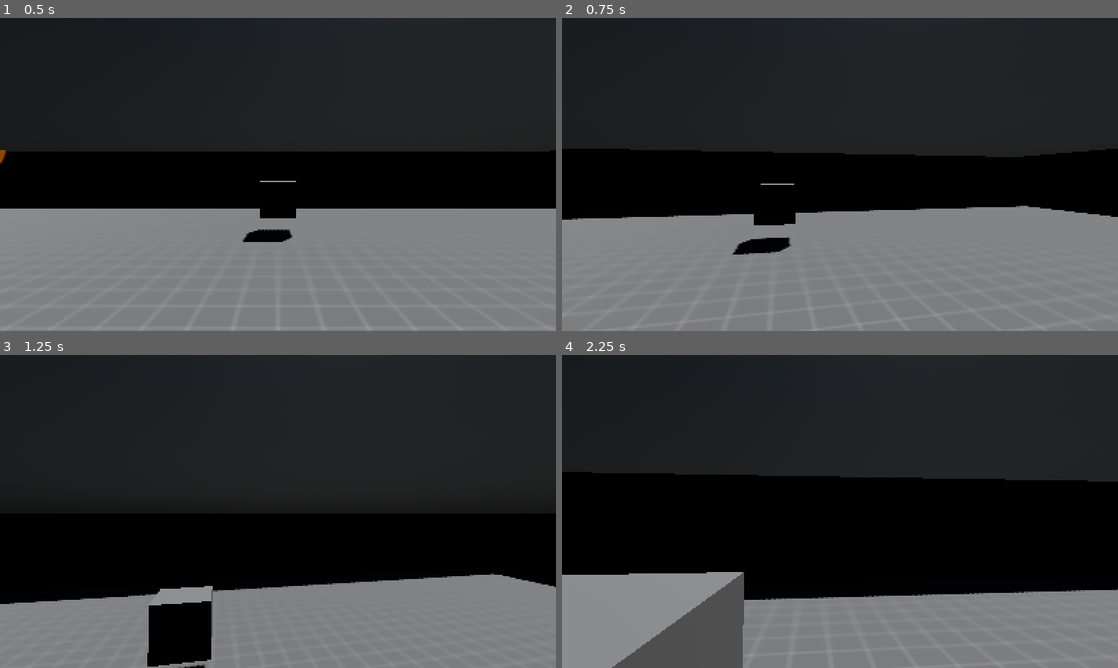
Above: before the commit, frames 1-4 (two rows, left to right).
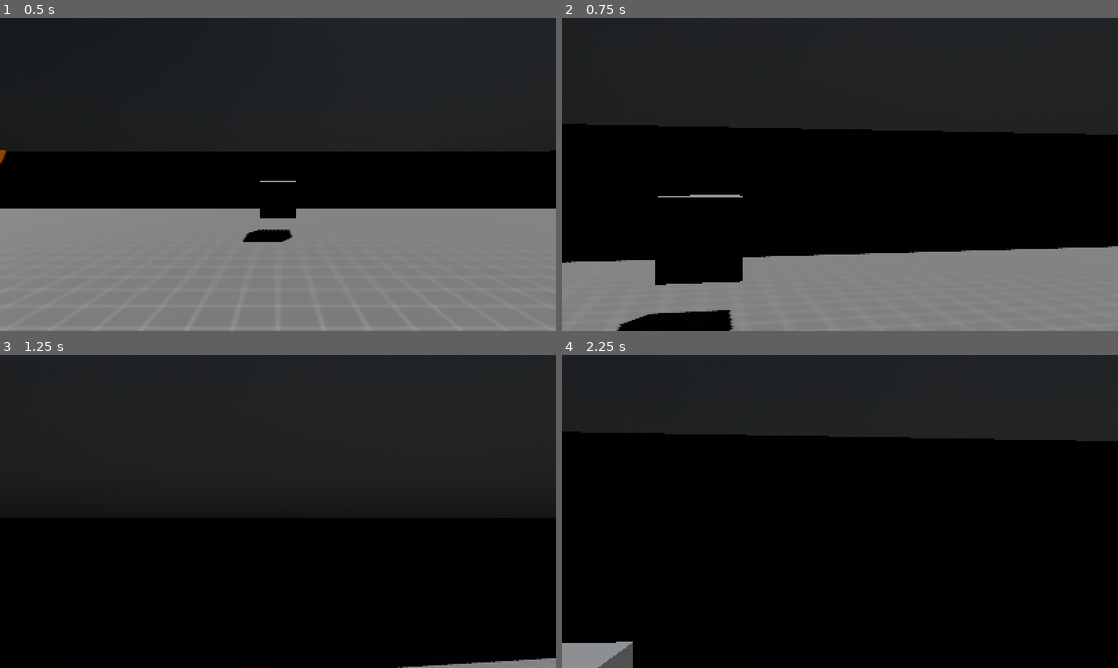
Above: after the commit, the same moments.

Repository: TriceratopsGang/Godot-4-FPS-Template
Game: Godot game, scene res://maps/test_map.tscn
Two runs of this game, one before a commit and one after it. Both use one fixed random seed, a clock stepped at 60 frames per second and the inputs below.
Inputs (mouse positions are in pixels of both pictures, inside the frame that each line leads up to):
- Up to frame 1 (0.5 s): no input
- Up to frame 2 (0.75 s): tap Enter at 0.5 s; move the mouse to (867, 174) at 0.52 s; hold W (move_forwards) from 0.53 s (still down); hold Right mouse button (zoom, bound only after the commit) from 0.53 s (still down)
- Up to frame 3 (1.25 s): keep holding W (move_forwards); keep holding Right mouse button (zoom, bound only after the commit); tap Space (jump) at 0.77 s; tap Z (zoom, bound only before the commit) at 0.8 s
- Up to frame 4 (2.25 s): keep holding W (move_forwards); move the mouse to (812, 511) at 1.27 s; release Right mouse button (zoom, bound only after the commit) at 1.28 s; tap Z (zoom, bound only before the commit) at 1.35 s; tap Space (jump) at 1.52 s; right-click (812, 511) at 1.55 s; move the mouse to (851, 505) at 2.02 s; hold Right mouse button (zoom, bound only after the commit) from 2.03 s (still down)

Frame 1 is identical in both runs. In frame 2, 23% of the frame differs, in the area x 0-100%, y 33-100%; in frame 3, 23%; in frame 4, 38%, in the area x 0-100%, y 24-100%.

Commit message:
zooming & fov
-added the ability to zoom
-changed zoom input key
-added setting for fov
-added settings for zoom
-tweaked camera settings

Diff:
--- a/entities/characters/player/player_character.gd
+++ b/entities/characters/player/player_character.gd
@@ -13,11 +13,16 @@
 @export_range(0.0, 1.0) var air_control: float = 0.2
 
 @export_group("Camera")
-@export_range(0.01, 10.0) var sensitivity_scalar: float = 0.01
-@export_range(0.01, 100.0) var yaw_sensitivity: float = 0.25
-@export_range(0.01, 100.0) var pitch_sensitivity: float = 0.25
+@export_range(0.01, 10.0, 0.01) var sensitivity_scalar: float = 0.01
+@export_range(0.01, 100.0, 0.01) var yaw_sensitivity: float = 0.25
+@export_range(0.01, 100.0, 0.01) var pitch_sensitivity: float = 0.25
+@export_range(38.0, 92.0, 1.0) var default_fov: float = 60.0
+@export_range(1.0, 5.0, 0.1) var zoom_scalar: float = 2.0
+@export_range(1.0, 5.0, 0.1) var zoom_duration: float = 0.2
 
 const PITCH_CLAMP: float = deg_to_rad(89.0)
+const MIN_FOV: float = 18.0
+const MAX_FOV: float = 112.0
 
 var input_direction: Vector2
 var move_direction: Vector3
@@ -28,11 +33,16 @@
 
 func _ready() -> void:
 	Input.set_mouse_mode(Input.MOUSE_MODE_CAPTURED)
-	fps_camera.current = true
+	adjust_camera_fov(default_fov)
 
 func _input(event: InputEvent) -> void:
 	if event.is_action_pressed("jump"):
 		handle_jumping()
+
+	if event.is_action_pressed("zoom"):
+		handle_zooming(true)
+	elif event.is_action_released("zoom"):
+		handle_zooming(false)
 
 func _unhandled_input(event: InputEvent) -> void:
 	if event is InputEventMouseMotion and Input.mouse_mode == Input.MOUSE_MODE_CAPTURED:
@@ -79,3 +89,13 @@
 func handle_jumping() -> void:
 	if is_on_floor():
 		velocity.y = jump_velocity
+
+func handle_zooming(state: bool) -> void:
+	var tween: Tween = create_tween()
+	var target_fov: float = default_fov / zoom_scalar if state else default_fov
+
+	tween.tween_method(adjust_camera_fov, fps_camera.fov, target_fov, zoom_duration)
+
+func adjust_camera_fov(value: float) -> void:
+	value = clampf(value, MIN_FOV, MAX_FOV)
+	fps_camera.fov = value
--- a/project.godot
+++ b/project.godot
@@ -58,7 +58,7 @@
 }
 zoom={
 "deadzone": 0.2,
-"events": [Object(InputEventKey,"resource_local_to_scene":false,"resource_name":"","device":-1,"window_id":0,"alt_pressed":false,"shift_pressed":false,"ctrl_pressed":false,"meta_pressed":false,"pressed":false,"keycode":0,"physical_keycode":90,"key_label":0,"unicode":122,"location":0,"echo":false,"script":null)
+"events": [Object(InputEventMouseButton,"resource_local_to_scene":false,"resource_name":"","device":-1,"window_id":0,"alt_pressed":false,"shift_pressed":false,"ctrl_pressed":false,"meta_pressed":false,"button_mask":2,"position":Vector2(184, 11),"global_position":Vector2(184, 40),"factor":1.0,"button_index":2,"canceled":false,"pressed":true,"double_click":false,"script":null)
 ]
 }
 
